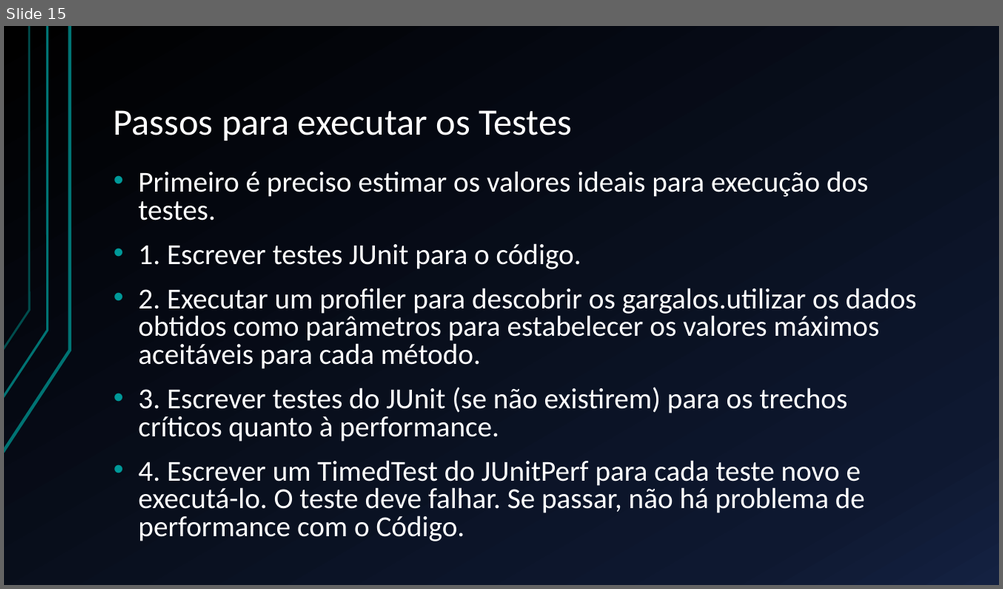
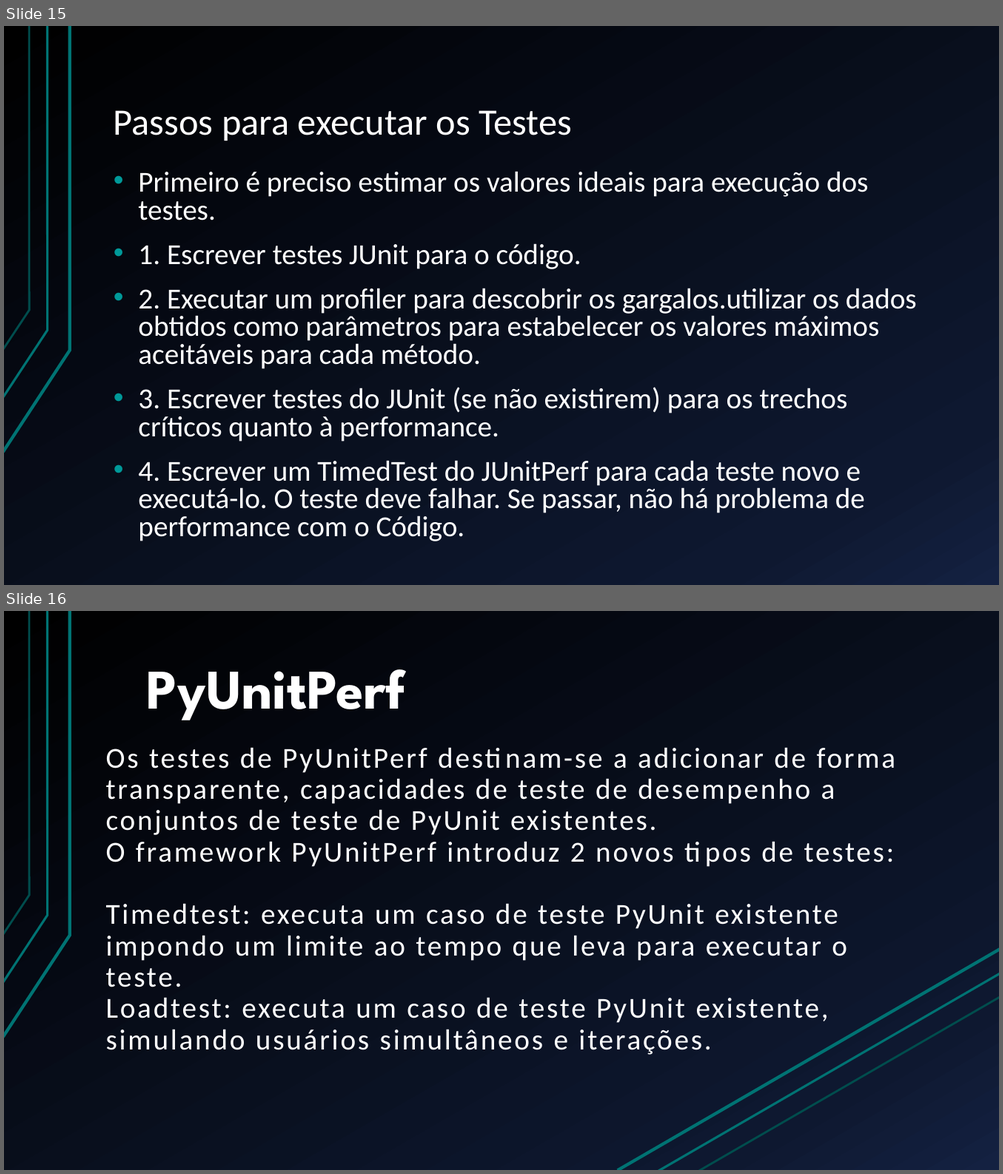
Before and after one commit to BrunoFelix/Restoran, a slide deck: Docs/Apresentação TSW.pptx. Shown one above the other, each under a label of ours: slide 15 before the commit, slides 15 and 16 after it. The pictures are 1003x589 and 1003x1174 pixels, drawn with LibreOffice and Linux fonts; fonts in the diff are those of the drawing. Boxes give left, top, right and bottom in pixels: in the first picture for what was removed or moved away, otherwise in the second. Text is boxed around its words. In the diff, an @@ line names an element or a change of style, - is before the commit and + after.

```diff
--- a/Docs/Apresentação TSW.pptx
+++ b/Docs/Apresentação TSW.pptx
@@ slide 16 added at (4, 611, 999, 1170), background gradient #000000 to #0F1931 to #142242; not listed: 3 template elements that a slide beside it also shows @@
@@ title added at (147, 669, 406, 721), 54 pt, text #FFFFFF, bold @@
+PyUnitPerf
@@ text added at (106, 747, 896, 1055), 28 pt, text #FFFFFF @@
+Os testes de PyUnitPerf destinam-se a adicionar de forma transparente, capacidades de teste de desempenho a conjuntos de teste de PyUnit existentes.
+O framework PyUnitPerf introduz 2 novos tipos de testes:
+Timedtest: executa um caso de teste PyUnit existente impondo um limite ao tempo que leva para executar o teste.
+Loadtest: executa um caso de teste PyUnit existente, simulando usuários simultâneos e iterações.
@@ line added from (617, 1170) to (999, 949), #007373 3 pt @@
@@ line added from (657, 1170) to (999, 974), #007373 2.25 pt @@
@@ line added from (699, 1170) to (999, 997), #007373 2 pt @@
```
Also in this commit, not shown: 5 slides changed, 3 other slides added, 1 slide removed.
